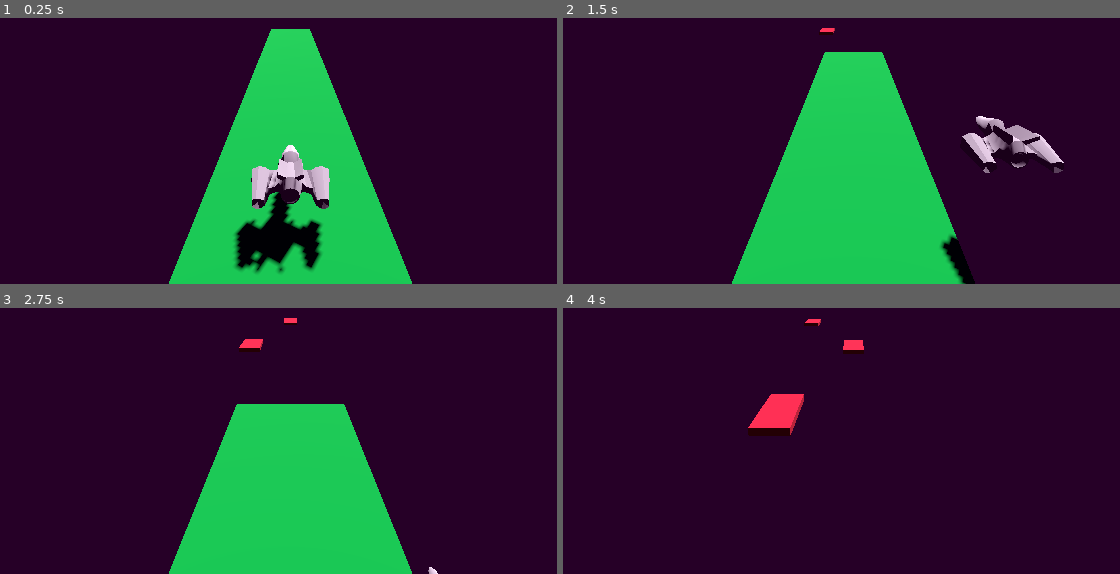
Above: before the commit, frames 1-4 (two rows, left to right).
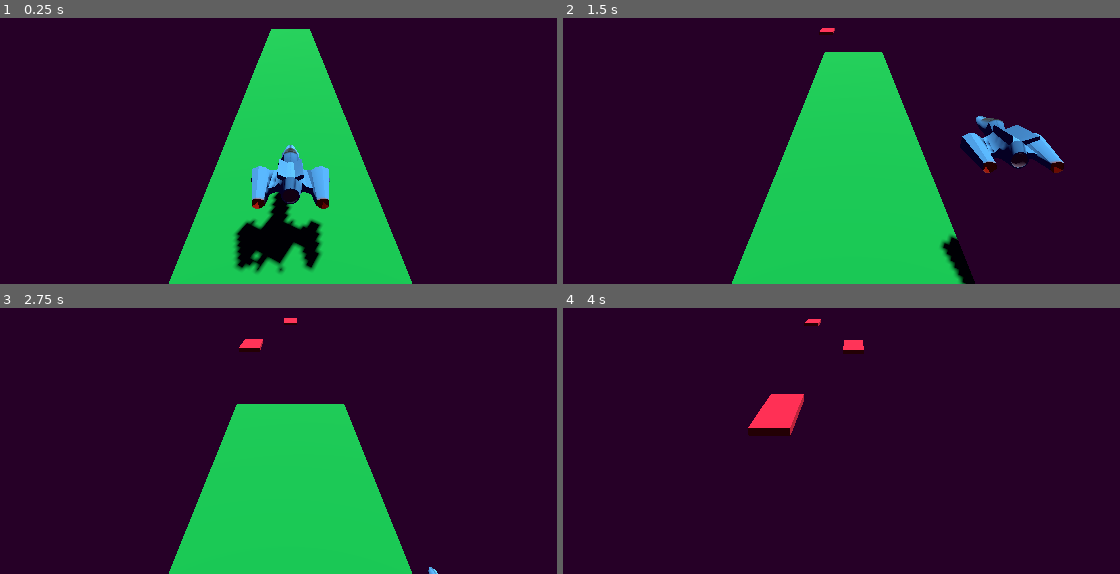
Above: after the commit, the same moments.

Repository: JoonaNiemenmaa/fundamentals-of-game-dev-week5
Game: Godot game, scene res://Scenes/main.tscn
Two runs of this game, one before a commit and one after it. Both use one fixed random seed, a clock stepped at 60 frames per second and the inputs below.
Inputs:
- Up to frame 1 (0.25 s): no input
- Up to frame 2 (1.5 s): hold D (right) 0.53-1.28 s; tap Space (jump) at 0.77 s; hold A (left) from 1.28 s (still down)
- Up to frame 3 (2.75 s): tap Space (jump) at 1.52 s; release A (left) at 2.03 s; hold D (right) from 2.03 s (still down)
- Up to frame 4 (4 s): tap Space (jump) at 3.02, 3.77 s; release D (right) at 3.53 s; hold A (left) from 3.53 s (still down)

The runs differ from the first frame. In frame 1, 1.6% of the frame differs, in the area x 45-60%, y 47-72%; in frame 2, 1.5%; in frame 3, less than 0.1%; in frame 4, nothing differs.

Commit message:
tehtävä 3 tehty

Diff:
--- /dev/null
+++ b/Assets/Materials/player.tres
@@ -0,0 +1,6 @@
+[gd_resource type="StandardMaterial3D" load_steps=2 format=3 uid="uid://cdwxcugh5l562"]
+
+[ext_resource type="Texture2D" uid="uid://boh8brcfp72a3" path="res://Assets/Textures/spaceship.png" id="1_8nsb4"]
+
+[resource]
+albedo_texture = ExtResource("1_8nsb4")
--- a/Scenes/player.tscn
+++ b/Scenes/player.tscn
@@ -1,7 +1,8 @@
-[gd_scene load_steps=4 format=3 uid="uid://bl0jowmtdgqq1"]
+[gd_scene load_steps=5 format=3 uid="uid://bl0jowmtdgqq1"]
 
 [ext_resource type="Script" uid="uid://jl4sir176qln" path="res://Scripts/player.gd" id="1_cvnsp"]
 [ext_resource type="ArrayMesh" uid="uid://bmudki03bh3jx" path="res://Assets/Models/spaceship.obj" id="1_v0iea"]
+[ext_resource type="Material" uid="uid://cdwxcugh5l562" path="res://Assets/Materials/player.tres" id="2_6t5aa"]
 
 [sub_resource type="ConvexPolygonShape3D" id="ConvexPolygonShape3D_cvnsp"]
 points = PackedVector3Array(0.604669, 0.013624951, 0.10241151, 0.49647248, -0.024433829, 0.12830412, 0.02852881, 0.0131 …(2017 unchanged characters)…
@@ -10,6 +11,7 @@
 script = ExtResource("1_cvnsp")
 
 [node name="MeshInstance3D" type="MeshInstance3D" parent="."]
+material_override = ExtResource("2_6t5aa")
 mesh = ExtResource("1_v0iea")
 
 [node name="CollisionShape3D" type="CollisionShape3D" parent="."]
